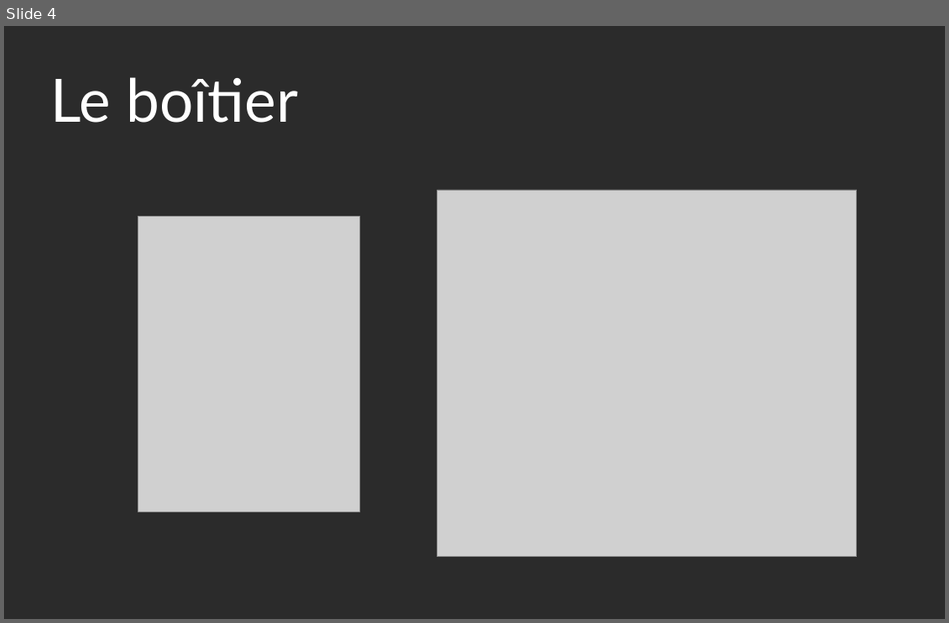
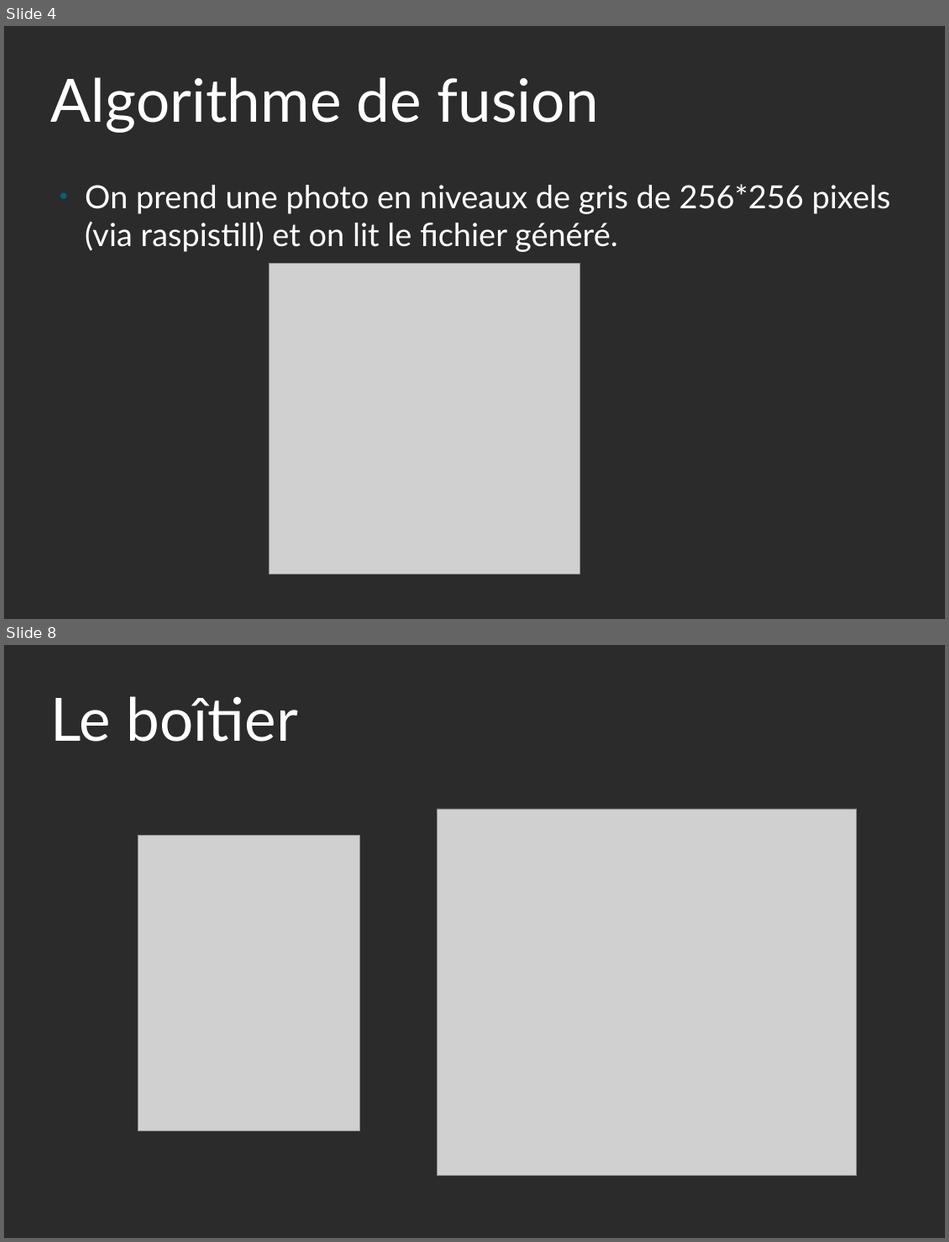
Before and after one commit to yannou38/ImageFusion, a slide deck: presM2M.odp. Shown one above the other, each under a label of ours: slide 4 before the commit, slides 4 and 8 after it; the slides between them are not shown. The pictures are 949x623 and 949x1242 pixels, drawn with LibreOffice and Linux fonts; fonts in the diff are those of the drawing; grey boxes stand for pictures; background and template pictures are left out; a plain dark background stands for a picture behind light text. Boxes give left, top, right and bottom in pixels: in the first picture for what was removed or moved away, otherwise in the second. Text is boxed around its words. In the diff, an @@ line names an element or a change of style, - is before the commit and + after.

Commit message:
images + détails slide algo

```diff
--- a/presM2M.odp
+++ b/presM2M.odp
@@ slide 4 added at bbox=[4, 26, 945, 619], background picture (left out) @@
@@ title added at bbox=[51, 77, 598, 133], 60 pt, text #FFFFFF @@
+Algorithme de fusion
@@ text added at bbox=[85, 184, 891, 252], 32 pt, text #FFFFFF @@
+● On prend une photo en niveaux de gris de 256*256 pixels (via raspistill) et on lit le fichier généré.
@@ picture added at bbox=[269, 264, 579, 574] @@
@@ what was slide 4 is now slide 8 @@
```
Also in this commit, not shown: 3 slides changed, 6 other slides added, 1 slide removed, 5 other files.
